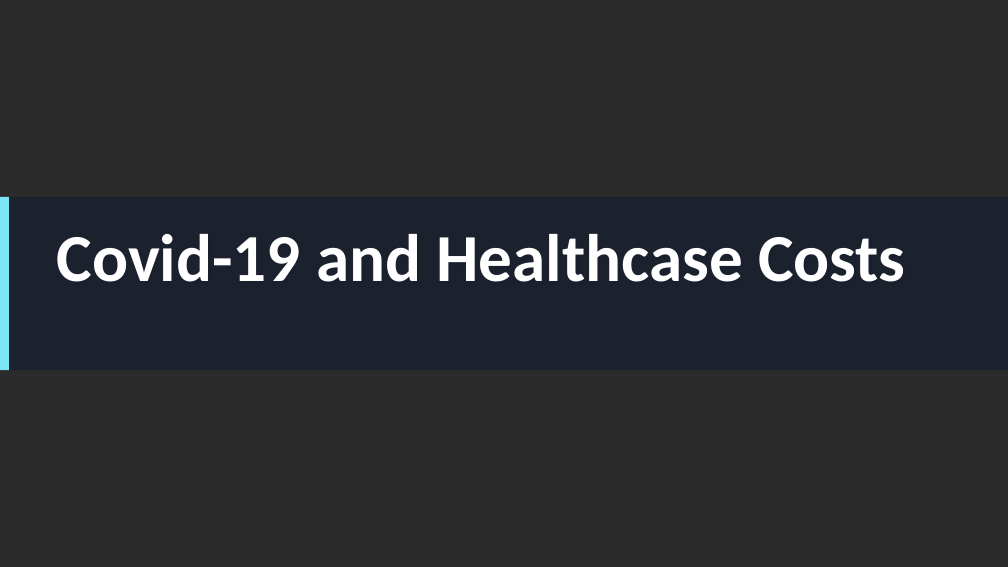
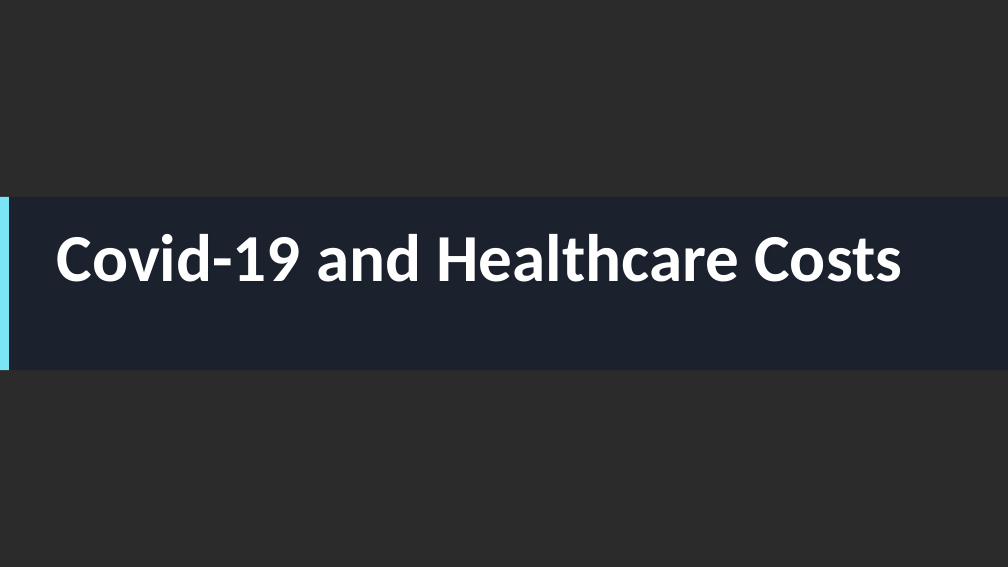
Before and after one commit to havyjavy/Healthcare-and-Covid-19, a slide deck: slide 7 of Healthcare_and_Covid19_NewStyle.pptx (slide 8 before the commit). Drawn at 1008x567 pixels with LibreOffice and Linux fonts; fonts in the diff are those of the drawing; background and template pictures are left out; a plain dark background stands for a picture behind light text. Boxes give left, top, right and bottom in pixels: in the first picture for what was removed or moved away, otherwise in the second. Text is boxed around its words. In the diff, an @@ line names an element or a change of style, - is before the commit and + after.

```diff
--- a/Healthcare_and_Covid19_NewStyle.pptx
+++ b/Healthcare_and_Covid19_NewStyle.pptx
@@ title at (x1=57, y1=234, x2=902, y2=282): text changed @@
-Covid-19 and Healthcase Costs
+Covid-19 and Healthcare Costs
```
Also in this commit, not shown: 4 other slides changed, 1 slide added, 2 slides removed, 1 other file.
